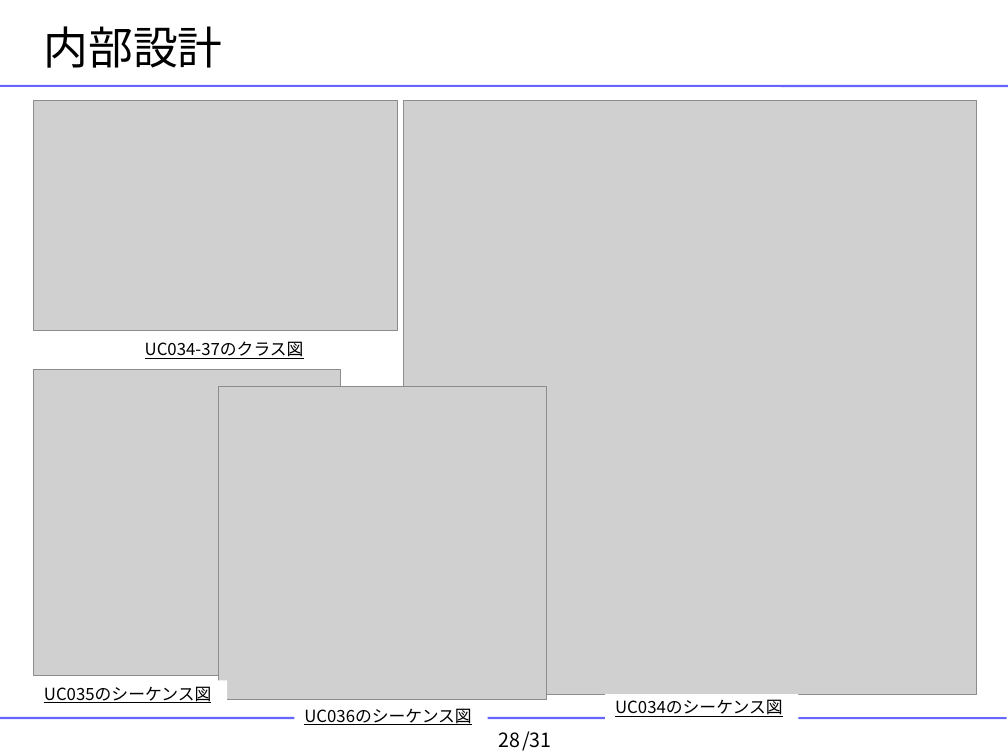
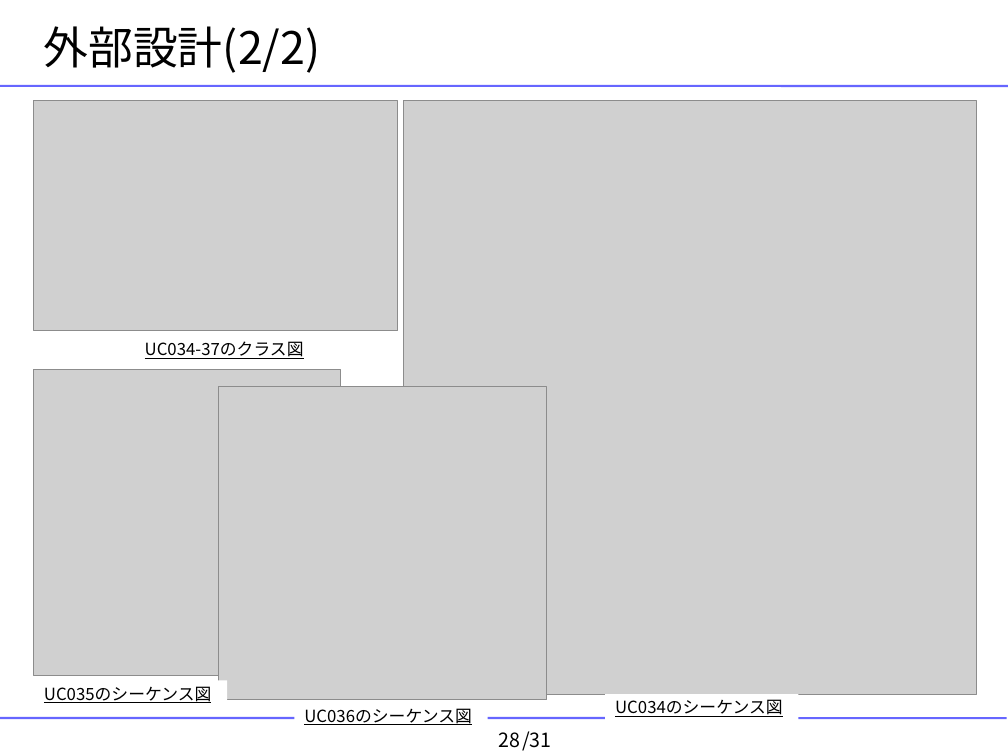
Before and after one commit to YixiaoLi/tlv4mc, a slide deck: slide 28 of doc/masterThesis/2008/goto/goto-thesis-slide.ppt. Drawn at 1008x756 pixels with LibreOffice and Linux fonts; fonts in the diff are those of the drawing; grey boxes stand for pictures; background and template pictures are left out. Boxes give left, top, right and bottom in pixels: in the first picture for what was removed or moved away, otherwise in the second. Text is boxed around its words. In the diff, an @@ line names an element or a change of style, - is before the commit and + after.

```diff
--- a/doc/masterThesis/2008/goto/goto-thesis-slide.ppt
+++ b/doc/masterThesis/2008/goto/goto-thesis-slide.ppt
@@ title at (x1=44, y1=26, x2=321, y2=73): text changed @@
-内部設計
+外部設計(2/2)
```
Also in this commit, not shown: 1 other slide changed, 27 other files.
